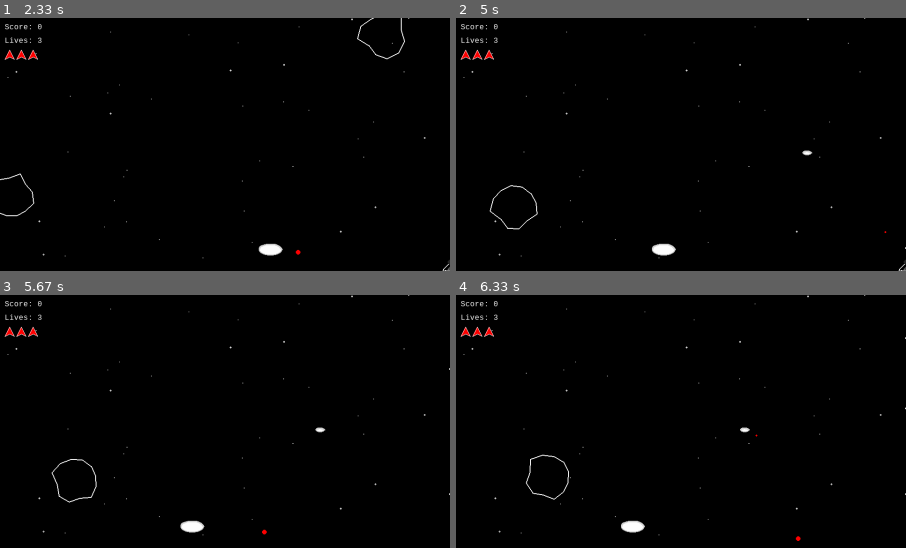
Above: before the commit, frames 1-4 (two rows, left to right).
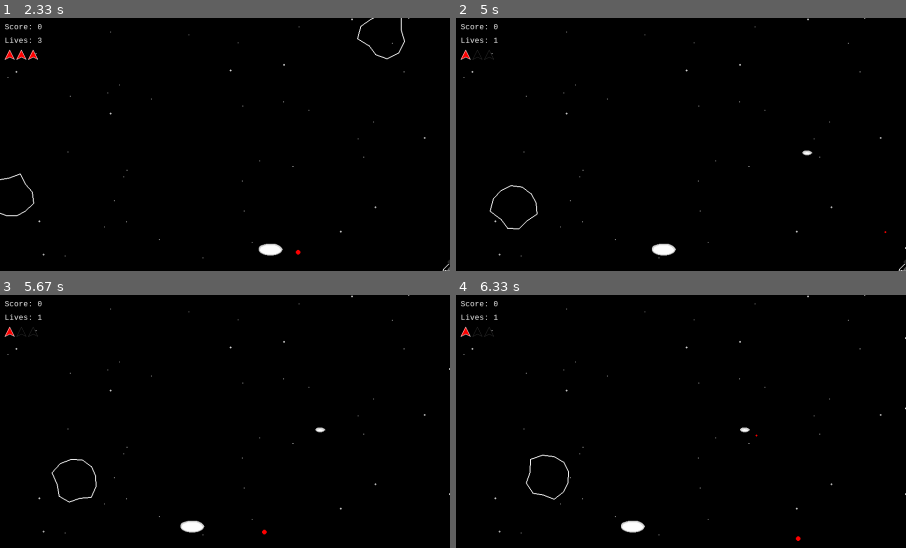
Above: after the commit, the same moments.

Repository: Ger-Ostap12/pyGame_3_kurs
Game: pygame game, started from main.py
The game is run twice, just before and just after one commit, with the same random seed, the same clock (stepped at 60 frames per second) and the same inputs.
Inputs:
- Up to frame 1 (2.33 s): tap Enter at 0.33, 1.5 s; tap Space at 0.67, 1.07, 1.37 s; hold Esc 1-1.47 s; tap T at 1.83 s
- Up to frame 2 (5 s): tap Enter at 3.23, 3.53, 4.72 s; tap Space at 3.32, 3.73, 4.03, 4.3, 4.63, 4.93 s; tap T at 3.82 s
- Up to frame 3 (5.67 s): tap Space at 5.07, 5.47 s; tap T at 5.15 s
- Up to frame 4 (6.33 s): tap Space at 5.77, 6.13 s; tap Enter at 6.22 s
The pictures show only the part of the screen within x 0-50%, y 0-50%; the shares and areas given below are measured in that part.

Frame 1 is identical in both runs. In frame 2, 0.1% of the frame differs, in the area x 3-10%, y 7-17%; in frame 3, 0.1%; in frame 4, 0.1%.

Commit message:
Отображение жизни

Diff:
--- a/core/states.py
+++ b/core/states.py
@@ -181,6 +181,8 @@
         self.score = 0
         self.level = 1
         self.ui_manager.set_score(0)
+        self.ui_manager.set_level(1)
+        self.ui_manager.set_next_level_score(1000 * self.level)
 
     def exit(self) -> None:
         """При выходе очищаем игрока и графические системы."""
@@ -370,6 +372,8 @@
         # Обновляем UI
         if self.ui_manager is not None:
             self.ui_manager.set_score(self.score)
+            if self.player is not None:
+                self.ui_manager.set_lives(self.player.lives)
 
         # Генерация новых волн астероидов
         if self.asteroid_field is not None:
@@ -379,6 +383,9 @@
             ]
             if len(active_asteroids) == 0:
                 self.level += 1
+                if self.ui_manager is not None:
+                    self.ui_manager.set_level(self.level)
+                    self.ui_manager.set_next_level_score(1000 * self.level)
                 player_pos = self.player.position if (self.player is not None and self.player.is_alive()) else None
                 self.asteroid_field.next_wave(player_pos)
 
